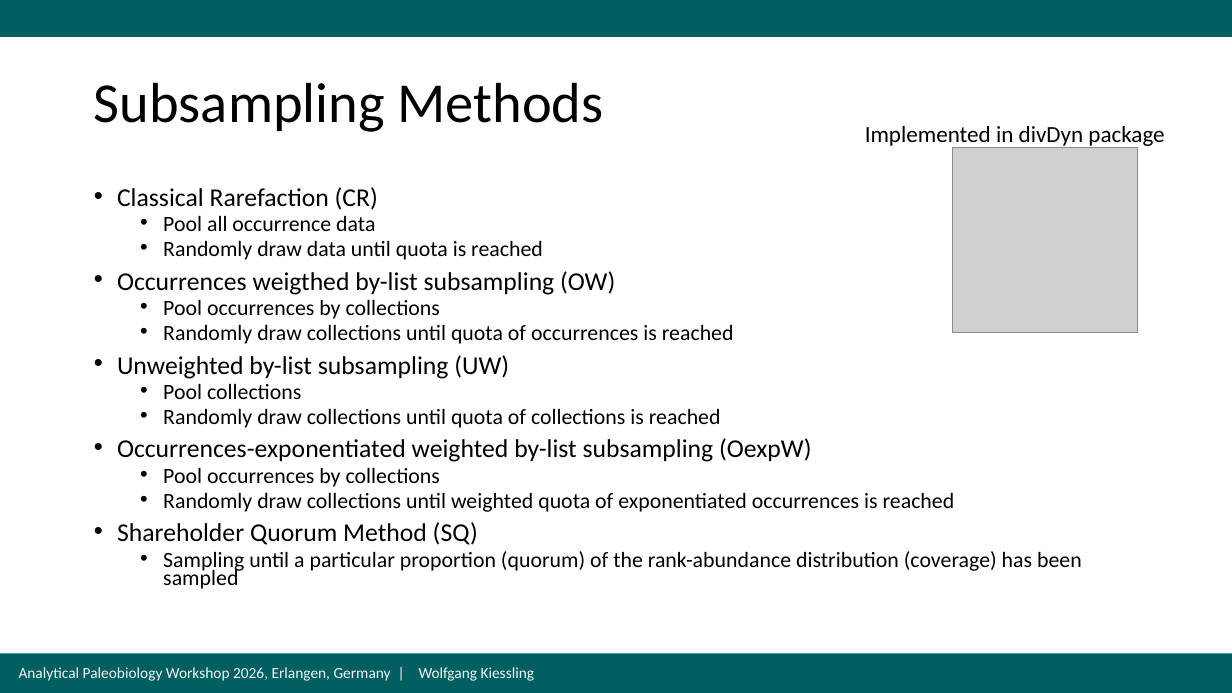
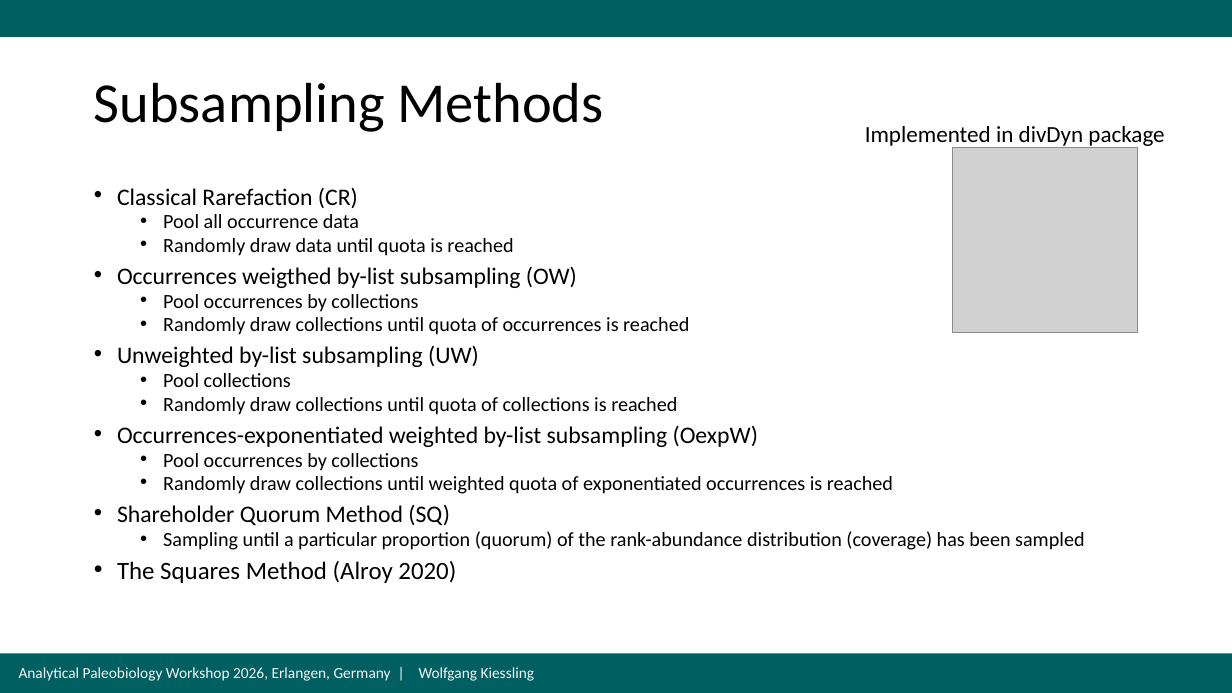
Before and after one commit to FAU-Paleo/apw_2026, a slide deck: slide 41 of docs/data/paleodiversity/Day3_Wolfgang/GlobalDiversity2026.pptx. Drawn at 1232x693 pixels with LibreOffice and Linux fonts; fonts in the diff are those of the drawing; grey boxes stand for pictures. Boxes give left, top, right and bottom in pixels: in the first picture for what was removed or moved away, otherwise in the second. Text is boxed around its words. In the diff, an @@ line names an element or a change of style, - is before the commit and + after.

```diff
--- a/docs/data/paleodiversity/Day3_Wolfgang/GlobalDiversity2026.pptx
+++ b/docs/data/paleodiversity/Day3_Wolfgang/GlobalDiversity2026.pptx
@@ text at (x1=117, y1=188, x2=1084, y2=550): size 20 to 18.5 pt in "Classical Rarefaction (CR)", "Occurrences weigthed by-list subsampling (OW)", "Unweighted by-list subsampling (UW)", "Occurrences-exponentiated weighted by-list subsampling (Oexp ..." and 1 more places; size 17 to 15.7 pt in "Pool all occurrence data", "Randomly draw data until quota is reached", "Pool occurrences by collections", "Randomly draw collections until quota of occurrences ..." and 5 more places @@
@@ text at (x1=117, y1=561, x2=456, y2=583): paragraph added @@
+• The Squares Method (Alroy 2020)
```
Also in this commit, not shown: 6 other slides changed, 5 slides added.
